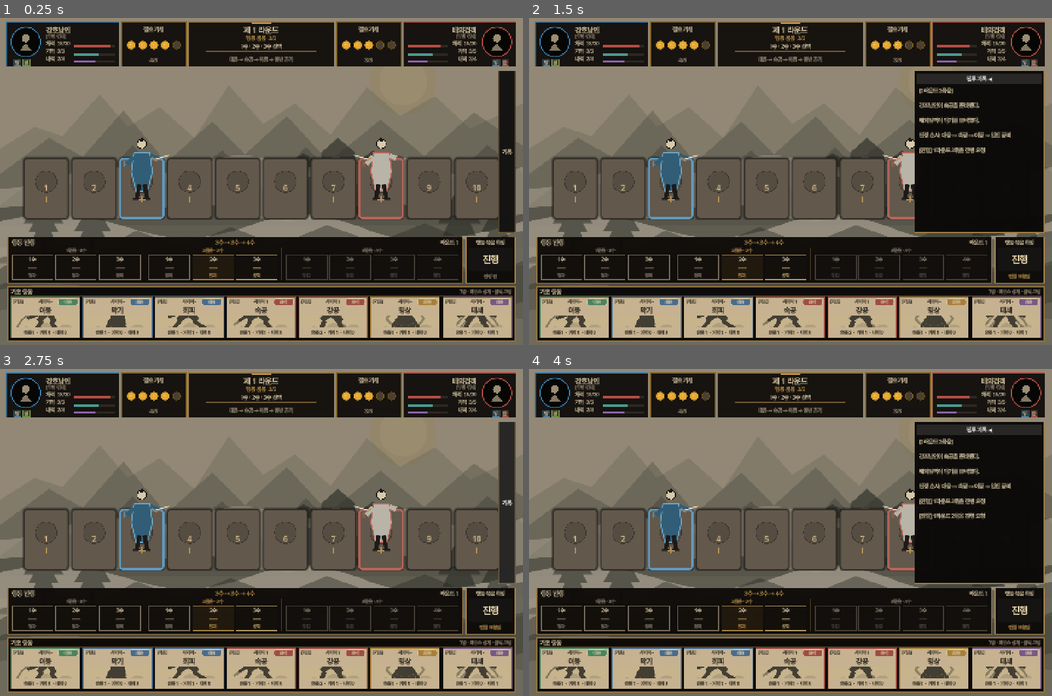
Above: before the commit, frames 1-4 (two rows, left to right).
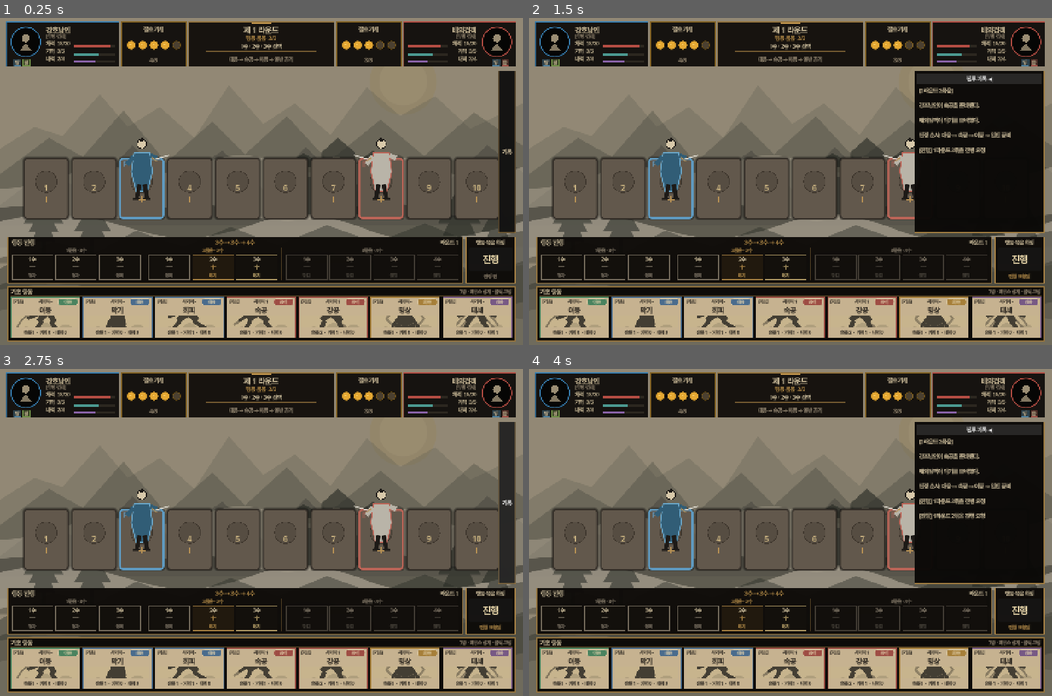
Above: after the commit, the same moments.

Repository: alsdmlals4-eng/Ten-Paces-Hidden-Moves
Game: Godot game, scene res://scenes/combat/combat_board_preview.tscn
Two runs of this game, one before a commit and one after it. Both use one fixed random seed, a clock stepped at 60 frames per second and the inputs below.
Inputs:
- Up to frame 1 (0.25 s): no input
- Up to frame 2 (1.5 s): click "진행" at 0.5 s; click "기록" at 1.25 s
- Up to frame 3 (2.75 s): click "전투 기록 ◀" at 2 s
- Up to frame 4 (4 s): click "진행" at 2.75 s; click "기록" at 3.5 s

The runs differ from the first frame. In frame 1, 0.1% of the frame differs, in the area x 5-85%, y 75-80%; in frame 2, 0.1%; in frame 3, 0.1%; in frame 4, 0.1%.

Commit message:
feat: make action timing slots accept card placements

Diff:
--- a/src/ui/action_timing_slot.gd
+++ b/src/ui/action_timing_slot.gd
@@ -1,5 +1,7 @@
 class_name ActionTimingSlot
 extends Control
+
+signal slot_clicked(timing_index: int)
 
 const PANEL := Color(0.075, 0.062, 0.048, 0.96)
 const PANEL_ACTIVE := Color(0.13, 0.10, 0.055, 0.98)
@@ -12,15 +14,23 @@
 var bundle_index := 1
 var local_index := 1
 var slot_state := "locked"
+var assigned_definition: Dictionary = {}
+var assignment_anchor_index := 0
+var assignment_span := 0
+var assignment_part_index := 0
+var _hovered := false
 
 var _timing_label: Label
 var _placeholder_label: Label
 var _status_label: Label
 
 func _ready() -> void:
-    mouse_filter = Control.MOUSE_FILTER_IGNORE
+    mouse_filter = Control.MOUSE_FILTER_STOP
+    mouse_entered.connect(_on_mouse_entered)
+    mouse_exited.connect(_on_mouse_exited)
+    gui_input.connect(_on_gui_input)
     _timing_label = _make_label(13, PAPER)
-    _placeholder_label = _make_label(22, MUTED)
+    _placeholder_label = _make_label(16, MUTED)
     _status_label = _make_label(11, MUTED)
     resized.connect(_layout)
     _refresh()
@@ -36,16 +46,71 @@
     set_meta("local_index", local_index)
     set_meta("slot_state", slot_state)
     set_meta("card_content", false)
+    set_meta("placement_enabled", can_receive_placement())
     if is_inside_tree():
         _refresh()
         _layout()
     queue_redraw()
+
+func can_receive_placement() -> bool:
+    return slot_state == "current" or slot_state == "available"
+
+func has_assignment() -> bool:
+    return not assigned_definition.is_empty()
+
+func set_assignment(definition: Dictionary, anchor_index: int, span: int, part_index: int) -> void:
+    assigned_definition = definition.duplicate(true)
+    assignment_anchor_index = anchor_index
+    assignment_span = span
+    assignment_part_index = part_index
+    set_meta("card_content", true)
+    set_meta("card_id", str(assigned_definition.get("id", "")))
+    set_meta("card_name", str(assigned_definition.get("name", "")))
+    set_meta("assignment_anchor_index", assignment_anchor_index)
+    set_meta("assignment_span", assignment_span)
+    set_meta("assignment_part_index", assignment_part_index)
+    _refresh()
+    queue_redraw()
+
+func clear_assignment() -> void:
+    assigned_definition.clear()
+    assignment_anchor_index = 0
+    assignment_span = 0
+    assignment_part_index = 0
+    set_meta("card_content", false)
+    set_meta("card_id", "")
+    set_meta("card_name", "")
+    set_meta("assignment_anchor_index", 0)
+    set_meta("assignment_span", 0)
+    set_meta("assignment_part_index", 0)
+    _refresh()
+    queue_redraw()
+
+func _on_mouse_entered() -> void:
+    _hovered = true
+    queue_redraw()
+
+func _on_mouse_exited() -> void:
+    _hovered = false
+    queue_redraw()
+
+func _on_gui_input(event: InputEvent) -> void:
+    if not event is InputEventMouseButton:
+        return
+    var mouse_event := event as InputEventMouseButton
+    if mouse_event.button_index != MOUSE_BUTTON_LEFT or not mouse_event.pressed:
+        return
+    if not can_receive_placement() and not has_assignment():
+        return
+    slot_clicked.emit(timing_index)
+    accept_event()
 
 func _make_label(font_size: int, color: Color) -> Label:
     var label := Label.new()
     label.horizontal_alignment = HORIZONTAL_ALIGNMENT_CENTER
     label.vertical_alignment = VERTICAL_ALIGNMENT_CENTER
     label.mouse_filter = Control.MOUSE_FILTER_IGNORE
+    label.clip_text = true
     label.add_theme_font_size_override("font_size", font_size)
     label.add_theme_color_override("font_color", color)
     label.add_theme_color_override("font_shadow_color", Color(0.0, 0.0, 0.0, 0.82))
@@ -58,21 +123,27 @@
     if _timing_label == null:
         return
     _timing_label.text = "%d수" % local_index
-    _placeholder_label.text = "—"
-    _status_label.text = _state_text()
-    var accent := _state_color()
+    if has_assignment():
+        var card_name := str(assigned_definition.get("name", ""))
+        _placeholder_label.text = card_name if assignment_part_index == 0 else "↳ %s" % card_name
+        _status_label.text = "%d슬롯" % assignment_span if assignment_part_index == 0 else "연결"
+    else:
+        _placeholder_label.text = "＋" if can_receive_placement() else "—"
+        _status_label.text = _state_text()
+    var accent := _display_color()
     _timing_label.add_theme_color_override("font_color", PAPER if slot_state != "locked" else MUTED)
     _placeholder_label.add_theme_color_override("font_color", accent)
     _status_label.add_theme_color_override("font_color", accent)
+    mouse_default_cursor_shape = Control.CURSOR_POINTING_HAND if can_receive_placement() or has_assignment() else Control.CURSOR_ARROW
 
 func _state_text() -> String:
     match slot_state:
         "passed":
             return "경과"
         "current":
-            return "현재"
+            return "배치"
         "available":
-            return "선택"
+            return "배치"
         _:
             return "잠김"
 
@@ -87,6 +158,26 @@
         _:
             return LOCKED
 
+func _category_color(category: String) -> Color:
+    match category:
+        "move":
+            return Color("3f7f5b")
+        "attack":
+            return Color("9a443d")
+        "response":
+            return Color("3f668d")
+        "recovery":
+            return Color("a37a32")
+        "strengthen":
+            return Color("705184")
+        _:
+            return GOLD
+
+func _display_color() -> Color:
+    if has_assignment():
+        return _category_color(str(assigned_definition.get("category", "")))
+    return _state_color()
+
 func _layout() -> void:
     if _timing_label == null:
         return
@@ -104,11 +195,16 @@
         queue_redraw()
 
 func _draw() -> void:
-    var accent := _state_color()
+    var accent := _display_color()
     var fill := PANEL_ACTIVE if slot_state == "current" else PANEL
     if slot_state == "locked":
         fill = Color(PANEL, 0.72)
+    if has_assignment():
+        fill = Color(accent, 0.26)
     draw_rect(Rect2(Vector2.ZERO, size), fill, true)
-    draw_rect(Rect2(Vector2(1.0, 1.0), size - Vector2(2.0, 2.0)), Color(accent, 0.78), false, 2.0)
-    if slot_state == "current":
-        draw_line(Vector2(8.0, 3.0), Vector2(maxf(8.0, size.x - 8.0), 3.0), GOLD, 3.0)
+    var border_alpha := 1.0 if _hovered else 0.78
+    draw_rect(Rect2(Vector2(1.0, 1.0), size - Vector2(2.0, 2.0)), Color(accent, border_alpha), false, 3.0 if _hovered else 2.0)
+    if slot_state == "current" or (has_assignment() and assignment_part_index == 0):
+        draw_line(Vector2(8.0, 3.0), Vector2(maxf(8.0, size.x - 8.0), 3.0), accent, 3.0)
+    if has_assignment() and assignment_part_index > 0:
+        draw_line(Vector2(3.0, 8.0), Vector2(3.0, maxf(8.0, size.y - 8.0)), accent, 3.0)
